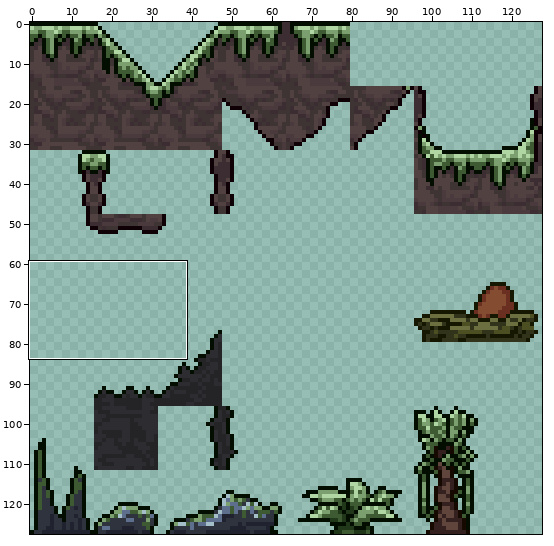
Sprite sheet, stored at Assets/Sprites/Tiles/PreHistoryTilemap.png. Above: a wide view before the commit, with the close-up outlined.
Close-up. Earlier state:
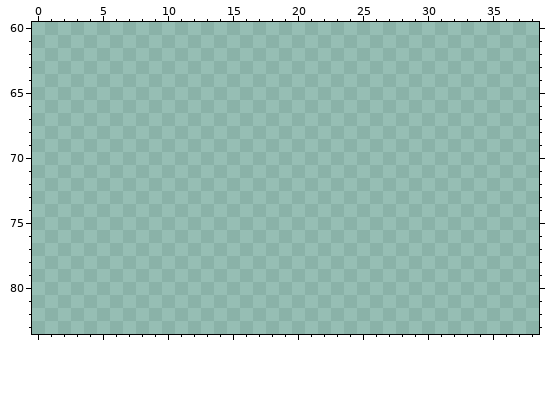
The file is 128x128 pixels. Colours within 5 levels of each other are drawn and written as one. Shown: x 0..38, y 60..83.
New version:
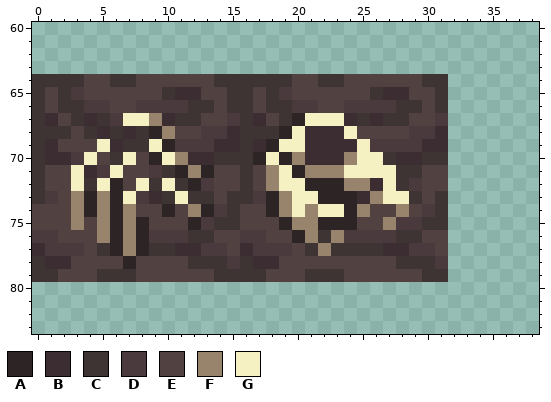
Palette (. is transparent): A #2d2525  B #3c2d32  C #3e3434  D #4b3a3d  E #514141  F #98846c  G #f5f1c2
Commit: Lava + bones tilemap sprites
What changed:
@@ x 0..38 @@
 63 .......................................
-64 .......................................
-65 .......................................
-66 .......................................
-67 .......................................
-68 .......................................
-69 .......................................
-70 .......................................
-71 .......................................
-72 .......................................
-73 .......................................
-74 .......................................
-75 .......................................
-76 .......................................
-77 .......................................
-78 .......................................
-79 .......................................
+64 CCCCEECCEEEEEECCCCCCEECCEEEEEECC.......
+65 CECDEEEEEECBBEECCECDEEEEEECBBEEC.......
+66 CECCDDEEDDDDCCECCECCDDEEDDDDCCEC.......
+67 CBECBCDGGFBCCEEDCBECAGGGBCBCCEED.......
+68 CCCECBCBCAFEEDDBCCCAGBBBGEEEEDDB.......
+69 CBEEEGBCCGADDDBBCBAGGBBBBGDDDDBB.......
+70 CBBDGECGEAGFBBCCCAGAFBBBFGGCBBCC.......
+71 CEEGBDGEEDCAFAEECEFGAFFFGGGGCCEE.......
+72 CEEGCGAEGCGCADEECEFGGAAAFFBGCDEE.......
+73 CDEFAFAGDBCGCCECCDAFGGAAABFGGCEC.......
+74 EEEFAFAFEEAEFADCEEAFGFGGAFEEFEDC.......
+75 EEEFEFAFAEEEADCCEEEAFFAAAEEFDDCC.......
+76 DDEEEFAFADDDCCEEDDEEAFCFDDDDCCEE.......
+77 BDDDECAFACCBBDDEBDDDECFCCCCBBDDE.......
+78 CBBEEEEAEEEECCCDCBBEEEEEEEEECCCD.......
+79 CCEEECCCEEEEEECCCCEEECCCEEEEEECC.......
 80 .......................................
